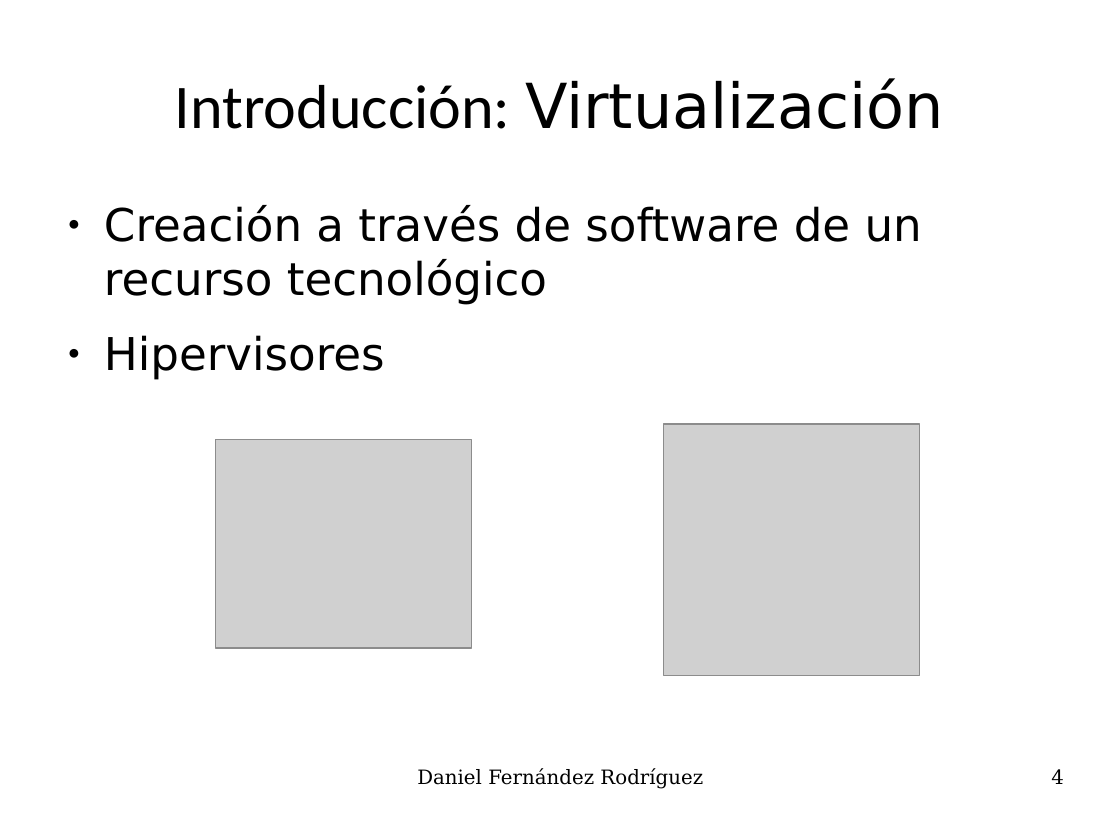
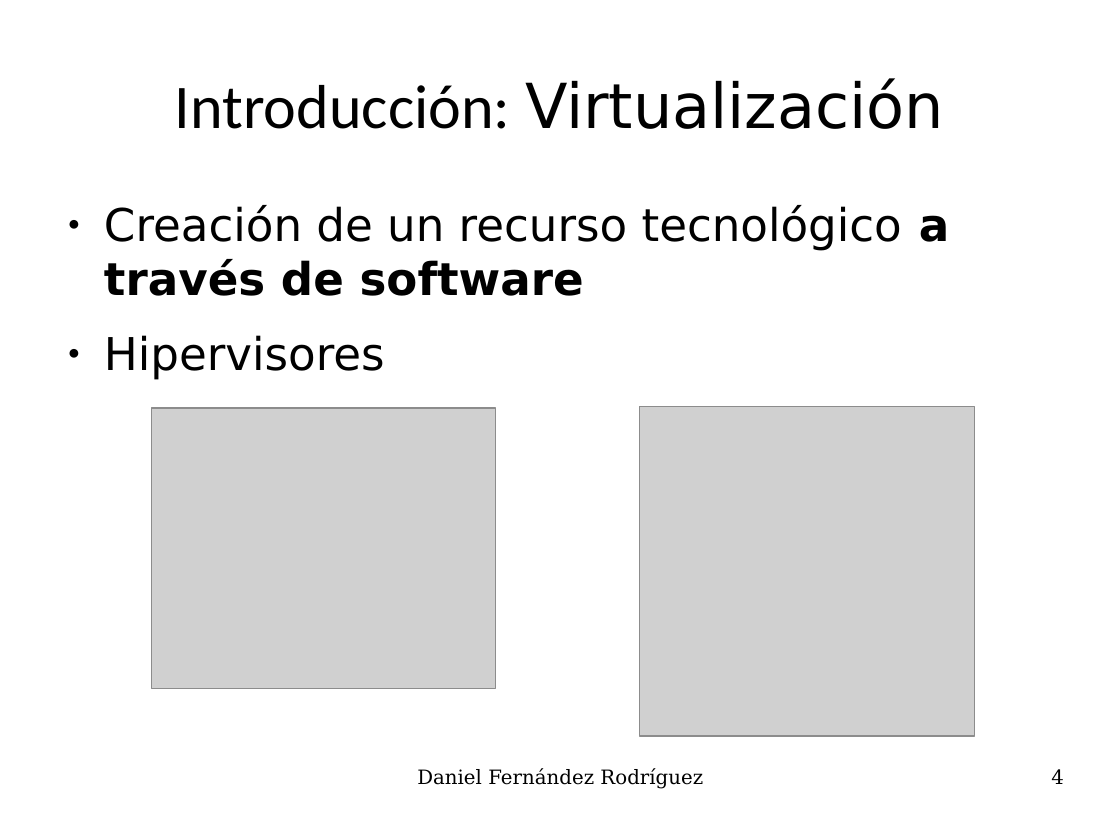
Before and after one commit to UO180222/tfg, a slide deck: slide 4 of docs/presentacion.odp. Drawn at 1120x840 pixels with LibreOffice and Linux fonts; fonts in the diff are those of the drawing; grey boxes stand for pictures. Boxes give left, top, right and bottom in pixels: in the first picture for what was removed or moved away, otherwise in the second. Text is boxed around its words. In the diff, an @@ line names an element or a change of style, - is before the commit and + after.

```diff
--- a/docs/presentacion.odp
+++ b/docs/presentacion.odp
@@ text at box(104, 205, 949, 296): text changed @@
-● Creación a través de software de un recurso tecnológico
+● Creación de un recurso tecnológico a través de software
@@ picture: place and size @@
-picture at box(216, 440, 472, 648)
+picture at box(152, 409, 496, 689)
@@ picture: place and size @@
-picture at box(665, 424, 920, 675)
+picture at box(640, 407, 975, 736)
```
Also in this commit, not shown: 14 other slides changed, 3 slides added, 44 other files.
